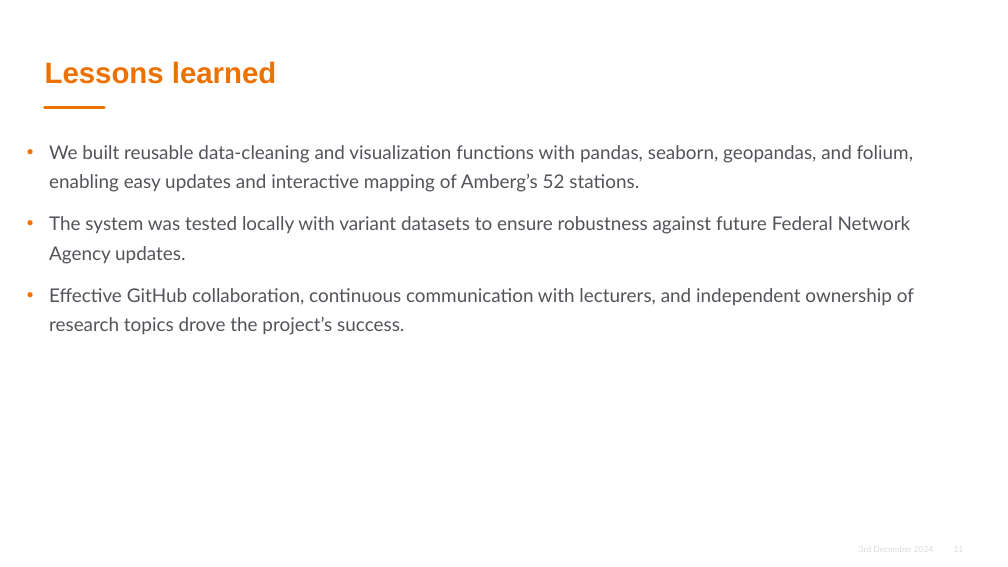
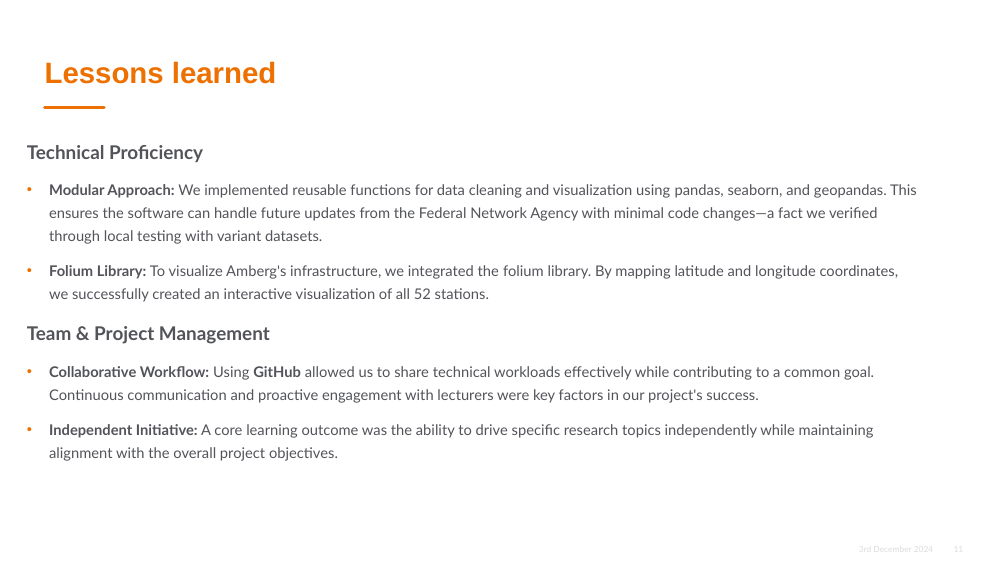
Before and after one commit to SathwikSharma226/PRS_FinalProject_EVGermany, a slide deck: slide 11 of PRS_Presentation_EVGermany.pptx. Drawn at 1008x567 pixels with LibreOffice and Linux fonts; fonts in the diff are those of the drawing; background and template pictures are left out. Boxes give left, top, right and bottom in pixels: in the first picture for what was removed or moved away, otherwise in the second. Text is boxed around its words. In the diff, an @@ line names an element or a change of style, - is before the commit and + after.

```diff
--- a/PRS_Presentation_EVGermany.pptx
+++ b/PRS_Presentation_EVGermany.pptx
@@ text at (x1=27, y1=145, x2=917, y2=461): text changed; size 18 to 14 pt @@
-• We built reusable data-cleaning and visualization functions with pandas, seaborn, geopandas, and folium, enabling easy updates and interactive mapping of Amberg’s 52 stations.
-• The system was tested locally with variant datasets to ensure robustness against future Federal Network Agency updates.
-• Effective GitHub collaboration, continuous communication with lecturers, and independent ownership of research topics drove the project’s success.
+Technical Proficiency
+• Modular Approach: We implemented reusable functions for data cleaning and visualization using pandas, seaborn, and geopandas. This ensures the software can handle future updates from the Federal Network Agency with minimal code changes—a fact we verified through local testing with variant datasets.
+• Folium Library: To visualize Amberg's infrastructure, we integrated the folium library. By mapping latitude and longitude coordinates, we successfully created an interactive visualization of all 52 stations.
+Team & Project Management
+• Collaborative Workflow: Using GitHub allowed us to share technical workloads effectively while contributing to a common goal. Continuous communication and proactive engagement with lecturers were key factors in our project's success.
+• Independent Initiative: A core learning outcome was the ability to drive specific research topics independently while maintaining alignment with the overall project objectives.
```
Also in this commit, not shown: 2 other slides changed, 1 other file.
